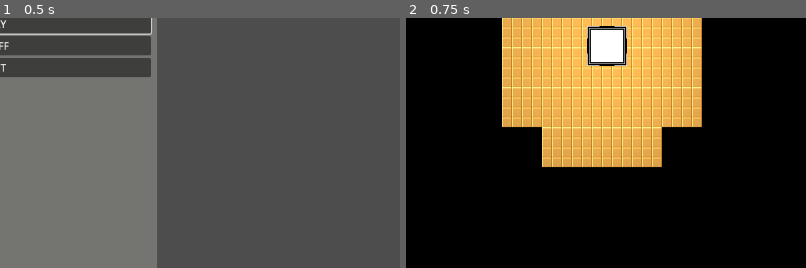
Above: before the commit, frames 1-2 (left to right).
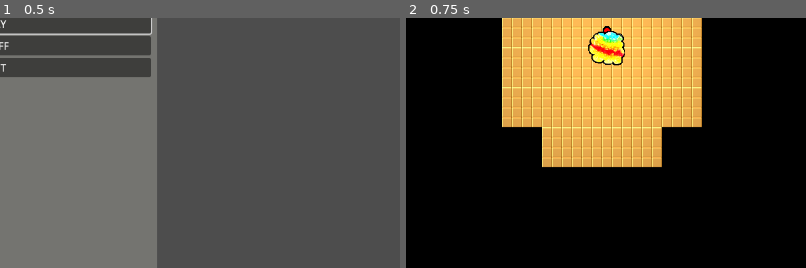
Above: after the commit, the same moments.

Repository: Graunder/ggj24
Game: Godot game, scene res://Assets/Scenes/main.tscn
Same seed, same stepped clock (60 frames per second), same inputs: the game is played once before the commit and once after it.
Inputs:
- Up to frame 1 (0.5 s): no input
- Up to frame 2 (0.75 s): click "PLAY" at 0.5 s
The pictures show only the part of the screen within x 25-75%, y 44-94%; the shares and areas given below are measured in that part.

Frame 1 is identical in both runs. In frame 2, 1.6% of the frame differs, in the area x 45-56%, y 3-20%.

Commit message:
player sprite and adjustments

Diff:
--- a/Assets/Scenes/main.tscn
+++ b/Assets/Scenes/main.tscn
@@ -6,16 +6,16 @@
 [ext_resource type="Script" path="res://Assets/Scripts/Player.gd" id="3_ufkiy"]
 [ext_resource type="Script" path="res://Assets/Scripts/Target.gd" id="4_fawq8"]
 [ext_resource type="Texture2D" uid="uid://bm4xvfswfx2xb" path="res://Assets/Textures/Sprites/Temp_Target.png" id="4_lf3fo"]
-[ext_resource type="Texture2D" uid="uid://cq1l0ppum40q6" path="res://Assets/Textures/Sprites/Temp_Player.png" id="4_q0qbp"]
+[ext_resource type="Texture2D" uid="uid://dxqqh8vp6agpn" path="res://Assets/Textures/Sprites/Player.png" id="5_lav37"]
 [ext_resource type="Texture2D" uid="uid://hxmaia1ot0l4" path="res://Assets/Textures/Sprites/light.png" id="6_k3hrs"]
 [ext_resource type="AudioStream" uid="uid://dk568hlhi68nq" path="res://Assets/SFX/Cyberpunk Moonlight Sonata.mp3" id="9_blw38"]
 [ext_resource type="AudioStream" uid="uid://bcnj2bgr80tjl" path="res://Assets/SFX/FBi.wav" id="10_dvlch"]
 
 [sub_resource type="RectangleShape2D" id="RectangleShape2D_rj1b5"]
-size = Vector2(64, 64)
+size = Vector2(56, 60)
 
 [sub_resource type="RectangleShape2D" id="RectangleShape2D_204an"]
-size = Vector2(68, 68)
+size = Vector2(56, 60)
 
 [node name="main" type="Node"]
 process_mode = 3
@@ -38,14 +38,16 @@
 script = ExtResource("3_ufkiy")
 
 [node name="CollisionShape2D" type="CollisionShape2D" parent="Level/Player"]
+position = Vector2(0, -1)
 shape = SubResource("RectangleShape2D_rj1b5")
 
 [node name="Sprite2D" type="Sprite2D" parent="Level/Player"]
-texture = ExtResource("4_q0qbp")
+texture = ExtResource("5_lav37")
 
 [node name="Area2D" type="Area2D" parent="Level/Player"]
 
 [node name="CollisionShape2D" type="CollisionShape2D" parent="Level/Player/Area2D"]
+position = Vector2(0, -1)
 shape = SubResource("RectangleShape2D_204an")
 
 [node name="PointLight2D" type="PointLight2D" parent="Level/Player"]
Binary file added: Assets/Textures/Sprites/Player.png
Not shown, added: Assets/Textures/Sprites/Player.png.import
Not shown, changed: Assets/Stuff/psd_file.psd
